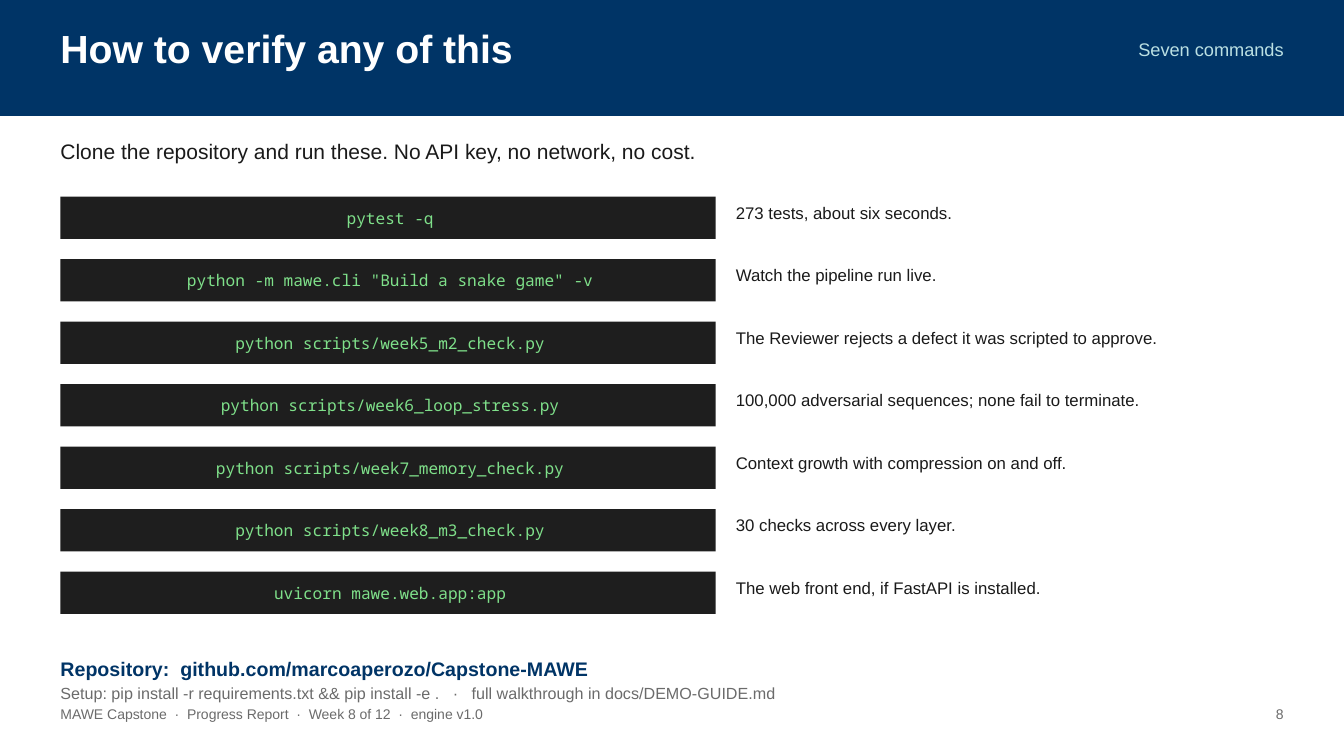
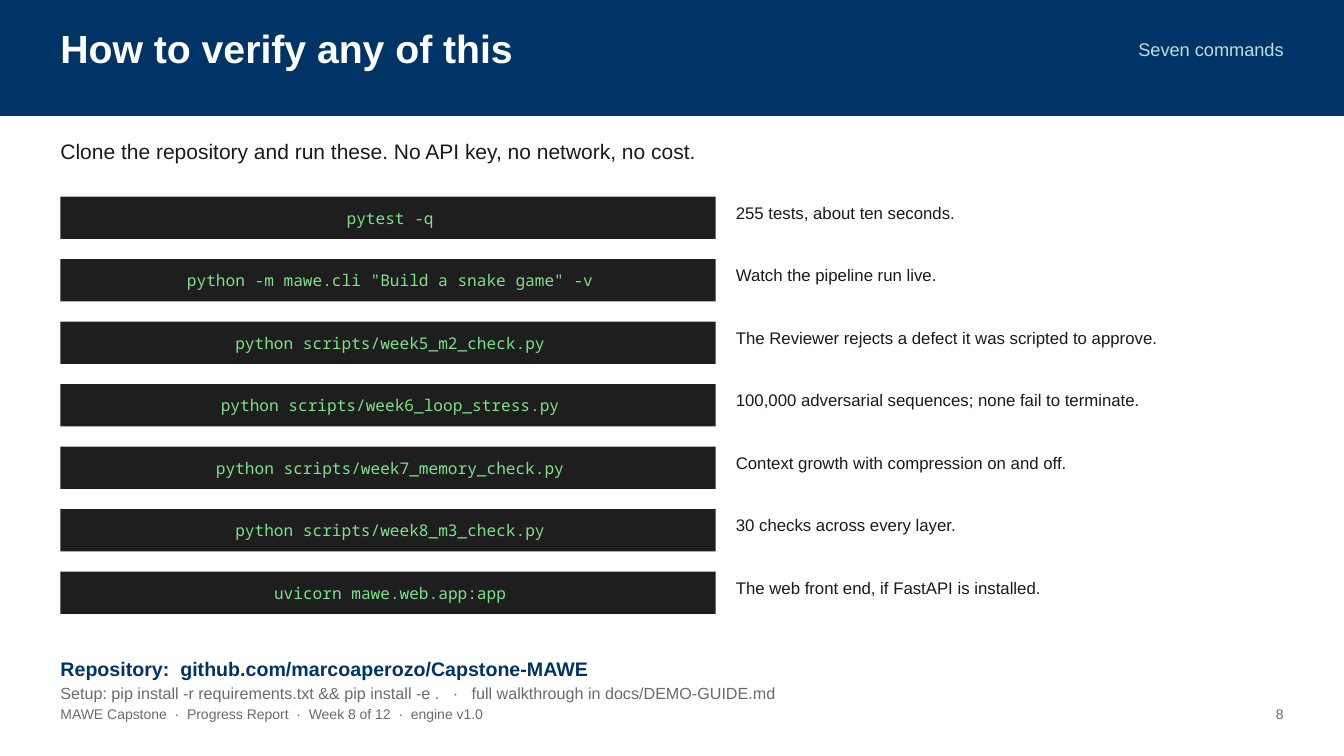
Before and after one commit to marcoaperozo/Capstone-MAWE, a slide deck: slide 8 of docs/reports/WEEK8-PROGRESS-REPORT.pptx. Drawn at 1344x756 pixels with LibreOffice and Linux fonts; fonts in the diff are those of the drawing. Boxes give left, top, right and bottom in pixels: in the first picture for what was removed or moved away, otherwise in the second. Text is boxed around its words. In the diff, an @@ line names an element or a change of style, - is before the commit and + after.

Commit message:
Correct the test counts reported in the Week 8 deck and demo guide
The deck claimed 273 tests; the suite actually collects 255. Counted the
suite at each weekly commit in a detached worktree rather than trusting the
earlier figures, which also corrected Week 6 (210 -> 212) and Week 7
(243 -> 233). Week 5's 145 was right.

The demo guide still quoted the Week 4 figure of 117.

Every other measured claim in the deck was re-verified against the milestone
scripts and matches: 52,494 -> 3,316 tokens at 80 iterations (93.7%), the
end-to-end ablation at 75.3%, 100,000 stress sequences all terminating, and
30/30 on the M3 check.

```diff
--- a/docs/reports/WEEK8-PROGRESS-REPORT.pptx
+++ b/docs/reports/WEEK8-PROGRESS-REPORT.pptx
@@ text at bbox=[736, 207, 955, 221]: text changed @@
-273 tests, about six seconds.
+255 tests, about ten seconds.
```
Also in this commit, not shown: 3 other slides changed, 3 other files.
